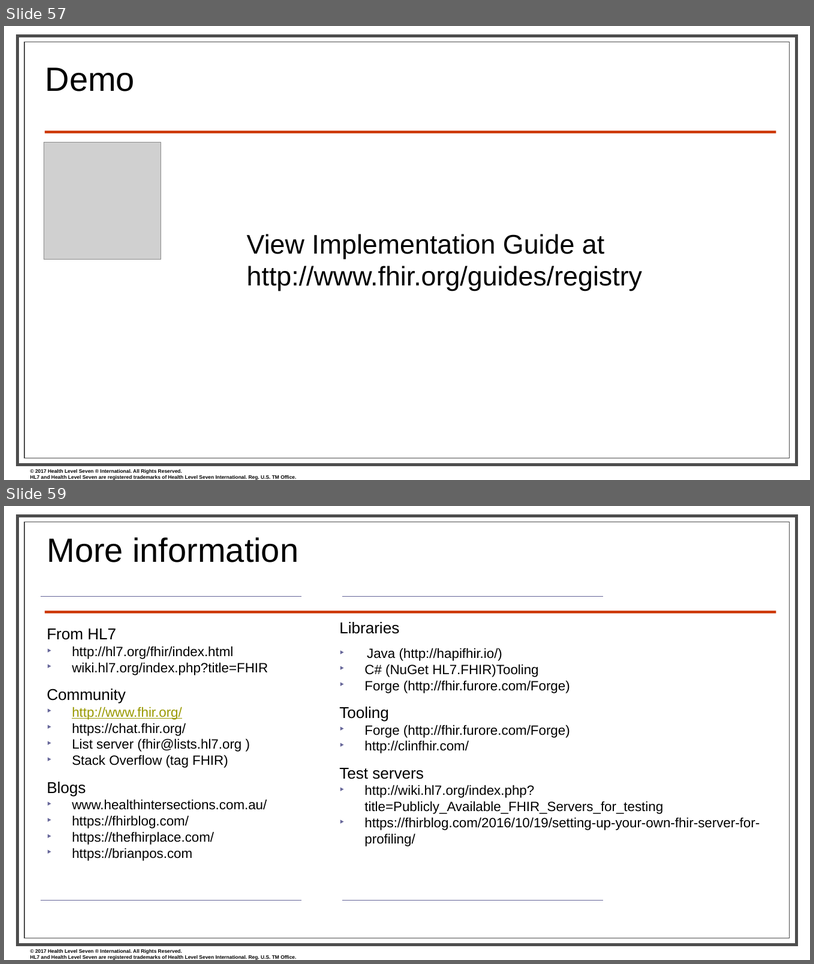
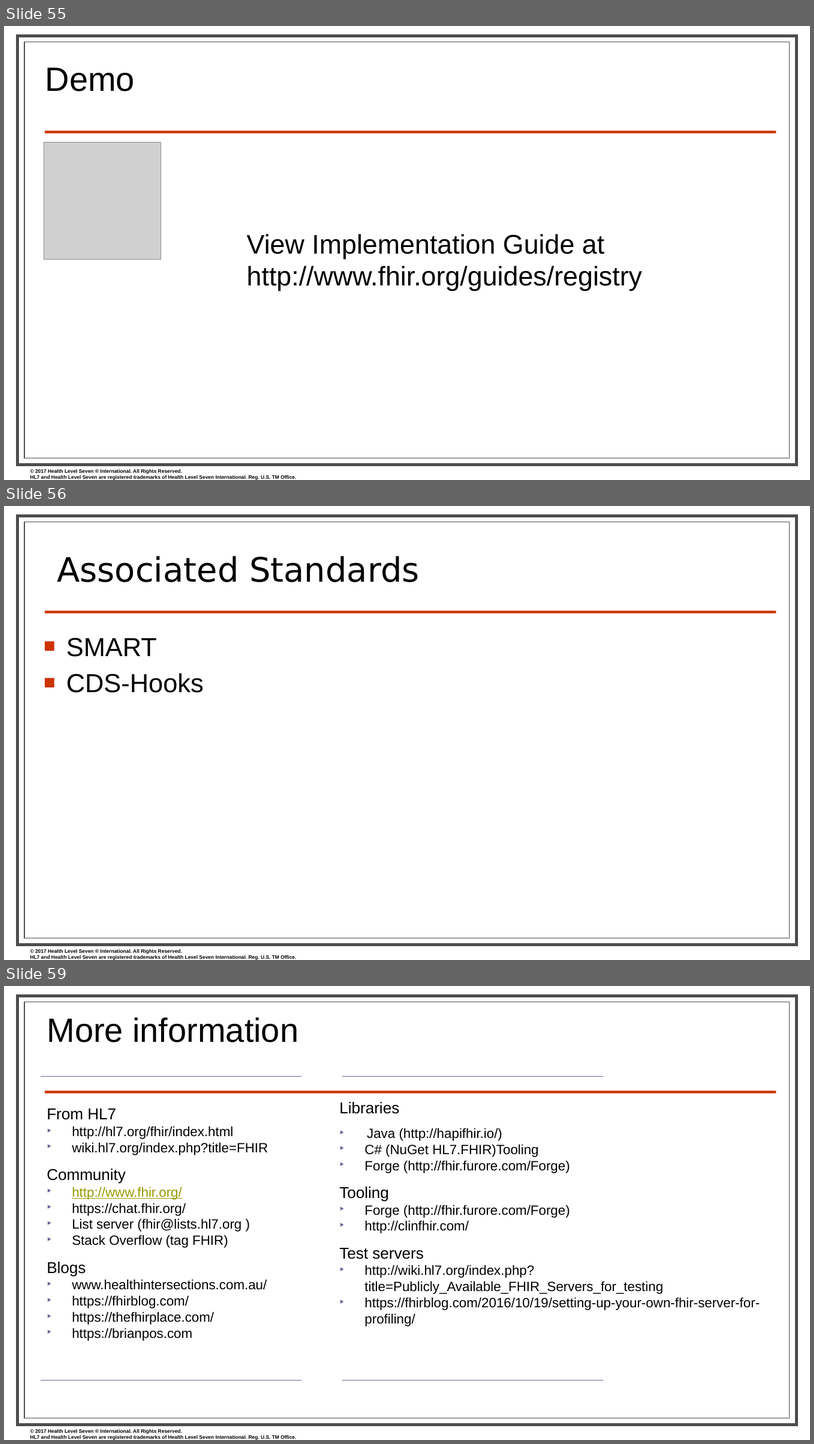
Before and after one commit to FHIR/documents, a slide deck: presentations/2018-01 Tutorials/Jan2018_FHIR for Clinicians.pptx. Shown one above the other, each under a label of ours: slides 57 and 59 before the commit, slides 55, 56 and 59 after it; the slides between them are not shown. The pictures are 814x964 and 814x1444 pixels, drawn with LibreOffice and Linux fonts; fonts in the diff are those of the drawing; grey boxes stand for pictures; background and template pictures are left out. Boxes give left, top, right and bottom in pixels: in the first picture for what was removed or moved away, otherwise in the second. Text is boxed around its words. In the diff, an @@ line names an element or a change of style, - is before the commit and + after.

```diff
--- a/presentations/2018-01 Tutorials/Jan2018_FHIR for Clinicians.pptx
+++ b/presentations/2018-01 Tutorials/Jan2018_FHIR for Clinicians.pptx
@@ slide 56 added at [4,506,810,960], background #FFFFFF; not listed: 4 template elements that a slide beside it also shows @@
@@ title added at [57,556,420,582], 40 pt, text #000000 @@
+Associated Standards
@@ text added at [66,637,204,693], 31 pt, text #000000 @@
+■ SMART
+■ CDS-Hooks
@@ what was slide 57 is now slide 55 @@
```
Also in this commit, not shown: 10 slides changed, 2 other slides added, 3 slides removed.
